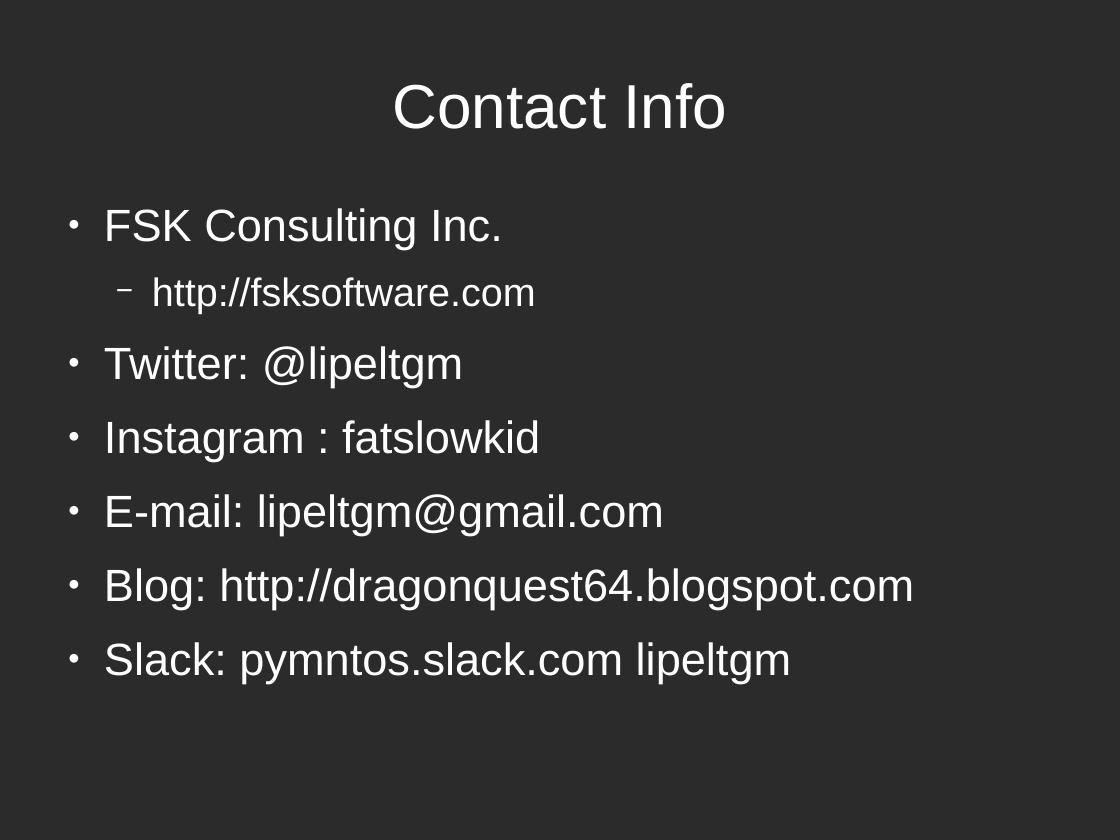
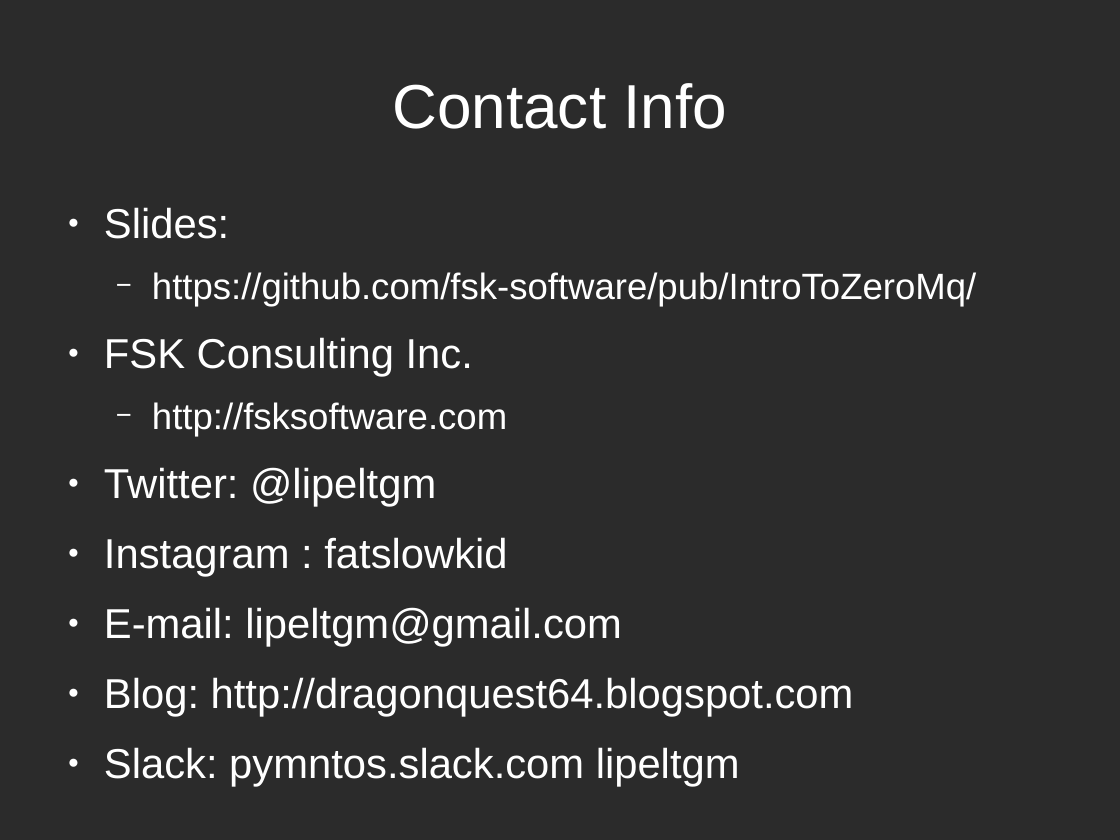
Before and after one commit to fsk-software/pub, a slide deck: slide 23 of IntroToZeroMq/IntroToZeroMq.odp. Drawn at 1120x840 pixels with LibreOffice and Linux fonts; fonts in the diff are those of the drawing; background and template pictures are left out; a plain dark background stands for a picture behind light text. Boxes give left, top, right and bottom in pixels: in the first picture for what was removed or moved away, otherwise in the second. Text is boxed around its words. In the diff, an @@ line names an element or a change of style, - is before the commit and + after.

Commit message:
updated to add slide deck location

```diff
--- a/IntroToZeroMq/IntroToZeroMq.odp
+++ b/IntroToZeroMq/IntroToZeroMq.odp
@@ text at (104,207,976,306): paragraphs added @@
+● Slides:
+  − https://github.com/fsk-software/pub/IntroToZeroMq/
@@ text at (104,337,854,787): size 32 to 29.6 pt in "FSK Consulting Inc.", "Twitter: @lipeltgm", "Instagram : fatslowkid", "E-mail: lipeltgm@gmail.com" and 2 more places; size 28 to 25.9 pt in "http://fsksoftware.com" @@
```
Also in this commit, not shown: 1 other file.
